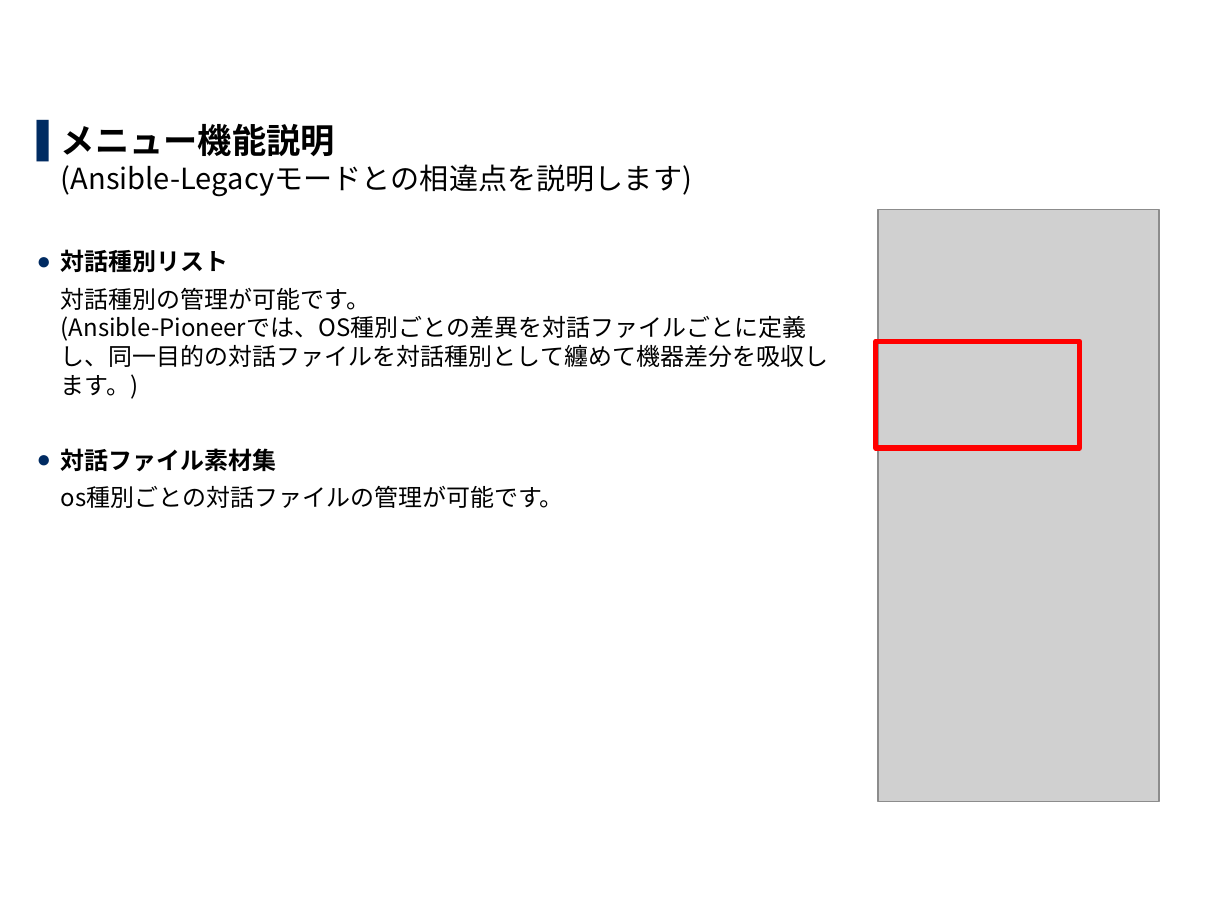
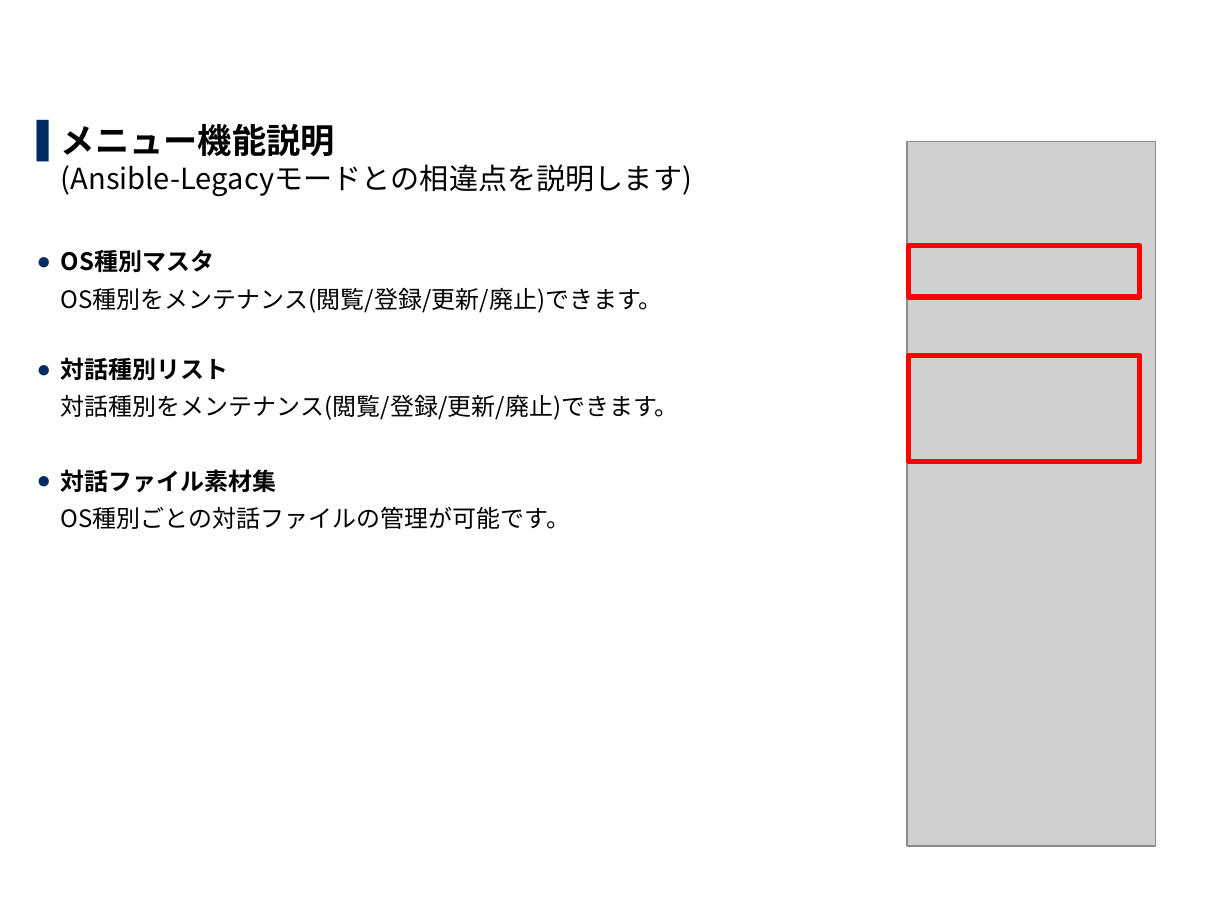
Before and after one commit to exastro-suite/it-automation-docs, a slide deck: slide 23 of asset/Learn_ja/ITA-Ansible-Driver_ja.pptx (slide 22 before the commit). Drawn at 1232x924 pixels with LibreOffice and Linux fonts; fonts in the diff are those of the drawing; grey boxes stand for pictures; background and template pictures are left out. Boxes give left, top, right and bottom in pixels: in the first picture for what was removed or moved away, otherwise in the second. Text is boxed around its words. In the diff, an @@ line names an element or a change of style, - is before the commit and + after.

Commit message:
modified ITA-Ansible-Driver

```diff
--- a/asset/Learn_ja/ITA-Ansible-Driver_ja.pptx
+++ b/asset/Learn_ja/ITA-Ansible-Driver_ja.pptx
@@ picture: place and size @@
-picture at box(878, 209, 1159, 801)
+picture at box(907, 142, 1156, 846)
@@ text at box(61, 250, 663, 313): paragraphs added @@
+● OS種別マスタ
+  OS種別をメンテナンス(閲覧/登録/更新/廃止)できます。
@@ rectangle added at box(909, 245, 1141, 297), outline #FF0000 3 pt @@
@@ rectangle: place and size @@
-rectangle at box(876, 341, 1079, 448)
+rectangle at box(909, 355, 1141, 462)
@@ text at box(61, 395, 679, 420): text changed @@
-  対話種別の管理が可能です。
-  (Ansible-Pioneerでは、OS種別ごとの差異を対話ファイルごとに定義し、同一目的の対話ファイルを対話種別として纏めて機器差分を吸収します。)
+  対話種別をメンテナンス(閲覧/登録/更新/廃止)できます。
@@ text at box(61, 507, 571, 529): text changed @@
-  os種別ごとの対話ファイルの管理が可能です。
+  OS種別ごとの対話ファイルの管理が可能です。
```
Also in this commit, not shown: 8 other slides changed, 1 slide added, 1 other file.
